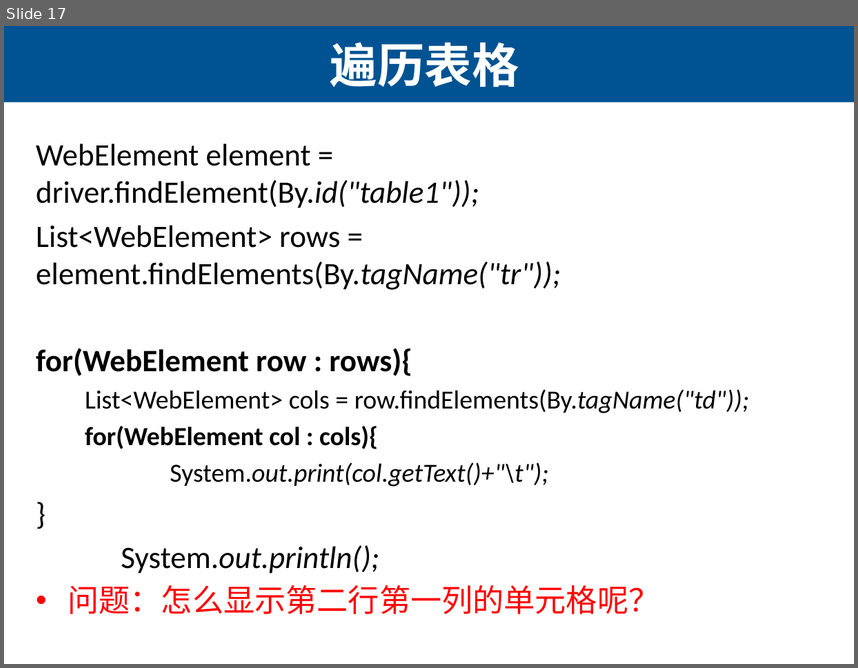
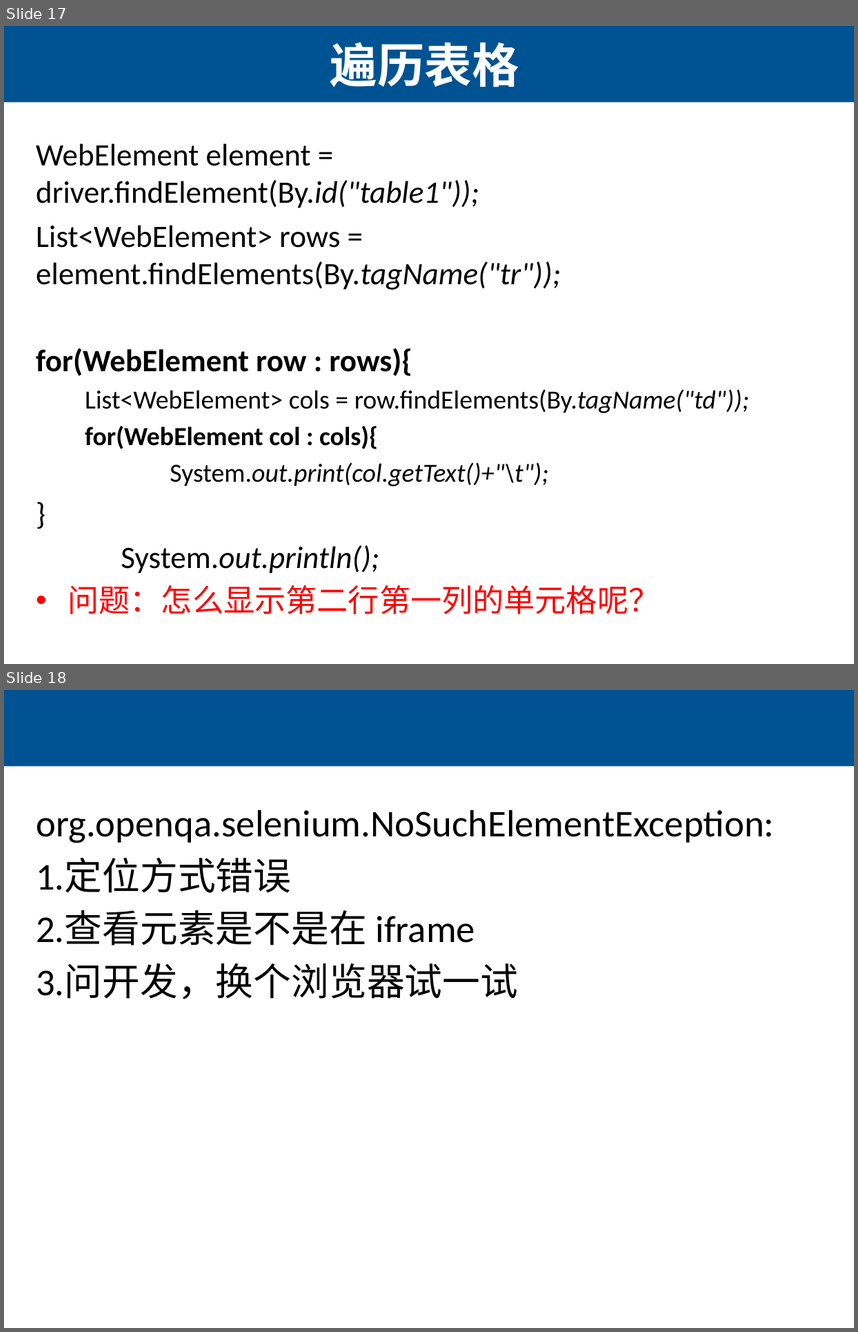
Before and after one commit to lihuanzhen/Testing-Fundamentals, a slide deck: PPT/ch14 Selenium基础/1403 Selenium API-定位元素.pptx. Shown one above the other, each under a label of ours: slide 17 before the commit, slides 17 and 18 after it. The pictures are 858x668 and 858x1332 pixels, drawn with LibreOffice and Linux fonts; fonts in the diff are those of the drawing. Boxes give left, top, right and bottom in pixels: in the first picture for what was removed or moved away, otherwise in the second. Text is boxed around its words. In the diff, an @@ line names an element or a change of style, - is before the commit and + after.

Commit message:
Selenium

```diff
--- a/PPT/ch14 Selenium基础/1403 Selenium API-定位元素.pptx
+++ b/PPT/ch14 Selenium基础/1403 Selenium API-定位元素.pptx
@@ slide 18 added at <box>4,690,854,1328</box>, background #FFFFFF; not listed: 1 template element that a slide beside it also shows @@
@@ text added at <box>36,810,774,999</box>, 32 pt, text #000000 @@
+org.openqa.selenium.NoSuchElementException:
+1.定位方式错误
+2.查看元素是不是在 iframe
+3.问开发，换个浏览器试一试
```
Also in this commit, not shown: 2 other files.
